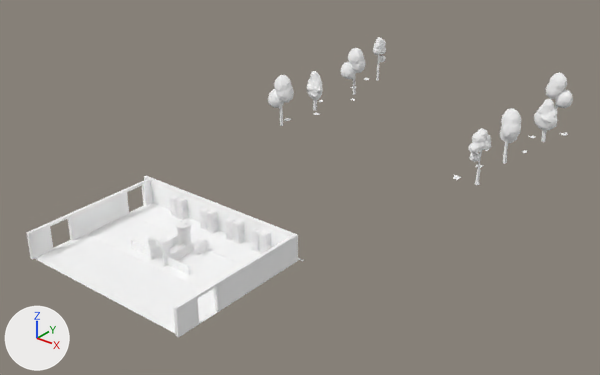
Renders of the glTF model background.glb from each side of a commit.
Both versions are drawn from a camera (50 mm lens) standing at (194.0, -156.0, 149.0) and looking at (-3.0, 91.0, -3.0). Lighting does not change. The marker at lower left points along +X, +Y and +Z.

The older version as bpy lines, for what is in view:
```python
ob_outer_walls_floor = bpy.data.objects.new('outer_walls_floor', me_plane_053)
ob_outer_walls_floor.location = (0.0, 13.0, 0.0)
ob_reception_cleaner_base_decor = bpy.data.objects.new('reception_cleaner_base_decor', me_cylinder_255)
ob_reception_cleaner_base_decor.location = (0.0, 8.8, 0.0)
ob_reception_cleaner_base_tier_01_rotation = bpy.data.objects.new('reception_cleaner_base_tier_01_rotation', me_cylinder_006)
ob_reception_cleaner_base_tier_01_rotation.location = (0.0, 21.0, 0.0)
ob_reception_cleaner_base_tier_03 = bpy.data.objects.new('reception_cleaner_base_tier_03', me_cube_471)
ob_reception_cleaner_base_tier_03.location = (6.2, 21.7, 0.0)
ob_reception_cleaner_base_tier_04 = bpy.data.objects.new('reception_cleaner_base_tier_04', me_vert_014)
ob_reception_cleaner_base_tier_04.location = (-18.9, 36.5, 0.0)
ob_reception_cleaner_base_tier_04_001 = bpy.data.objects.new('reception_cleaner_base_tier_04.001', me_vert_001)
ob_reception_cleaner_base_tier_04_001.location = (10.2, 36.5, 0.0)
ob_reception_cleaner_base_tier_04_002 = bpy.data.objects.new('reception_cleaner_base_tier_04.002', me_vert_002)
ob_reception_cleaner_base_tier_04_002.location = (22.8, 36.5, 0.0)
ob_reception_single_glass_wall_02_047 = bpy.data.objects.new('reception_single_glass_wall_02.047', me_cube_058)
ob_reception_single_glass_wall_02_047.location = (0.0, 16.6, 0.0)
```
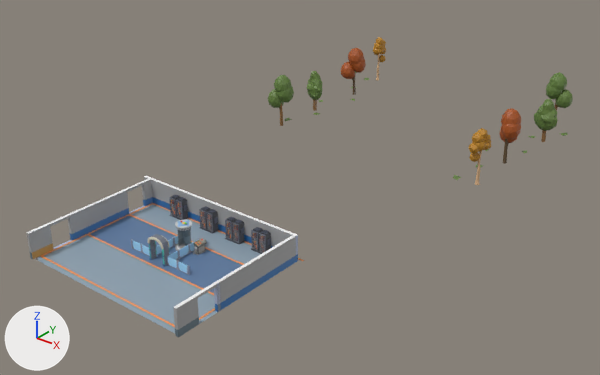
The newer file is also turned or shifted as a whole; pictures and numbers use the older file's frame.

Patch to the scene script:
```diff
--- a/background.glb.py
+++ b/background.glb.py
@@ me_plane_053 @@
 me_plane_053.from_pydata(...)  # 1739 vertices, 3056 faces; spans x -59.0..64.0, y -31.0..215.0, z -1.0..25.0
-me_plane_053.materials.append(mat_base_color)  # white #ffffff
+me_plane_053.materials.append(mat_material)  # picture img_zombie_base_color
@@ me_cube_058 @@
 me_cube_058.from_pydata(...)  # 340 vertices, 544 faces; spans x -14.5..14.5, y -8.1..8.1, z -0.2..3.5
-me_cube_058.materials.append(mat_base_color_008)  # white #ffffff
+me_cube_058.materials.append(mat_material)  # picture img_zombie_base_color
@@ me_vert_014 @@
 me_vert_014.from_pydata(...)  # 2820 vertices, 5040 faces; spans x -3.45..3.52, y -1.95..1.89, z 0.0..8.17
-me_vert_014.materials.append(mat_base_color_008)  # white #ffffff
+me_vert_014.materials.append(mat_material)  # picture img_zombie_base_color
@@ me_cube_471 @@
 me_cube_471.from_pydata(...)  # 760 vertices, 1408 faces; spans x -1.36..1.61, y -2.52..2.43, z -0.03..5.05
-me_cube_471.materials.append(mat_base_color_008)  # white #ffffff
+me_cube_471.materials.append(mat_material)  # picture img_zombie_base_color
@@ me_cylinder_006 @@
 me_cylinder_006.from_pydata(...)  # 80 vertices, 152 faces; spans x -2.31..2.31, y -1.62..1.62, z 0.11..8.06
-me_cylinder_006.materials.append(mat_base_color_008)  # white #ffffff
+me_cylinder_006.materials.append(mat_material)  # picture img_zombie_base_color
@@ me_cylinder_255 @@
 me_cylinder_255.from_pydata(...)  # 960 vertices, 1716 faces; spans x -3.82..3.82, y -1.7..1.9, z 0.0..9.92
-me_cylinder_255.materials.append(mat_base_color_008)  # white #ffffff
+me_cylinder_255.materials.append(mat_material)  # picture img_zombie_base_color
@@ me_vert_001 @@
 me_vert_001.from_pydata(...)  # 2820 vertices, 5040 faces; spans x -3.45..3.52, y -1.95..1.89, z 0.0..8.17
-me_vert_001.materials.append(mat_base_color_009)  # white #ffffff
+me_vert_001.materials.append(mat_material)  # picture img_zombie_base_color
@@ me_vert_002 @@
 me_vert_002.from_pydata(...)  # 2820 vertices, 5040 faces; spans x -3.45..3.52, y -1.95..1.89, z 0.0..8.17
-me_vert_002.materials.append(mat_base_color_010)  # white #ffffff
+me_vert_002.materials.append(mat_material)  # picture img_zombie_base_color
@@ me_vert_003 @@
 me_vert_003.from_pydata(...)  # 2820 vertices, 5040 faces; spans x -3.45..3.52, y -1.95..1.89, z 0.0..8.17
-me_vert_003.materials.append(mat_base_color_011)  # white #ffffff
+me_vert_003.materials.append(mat_material)  # picture img_zombie_base_color
```

Boxes [x1, y1, x2, y2] around the edits, measured in the pictures (600 x 375 px):
'outer_walls_floor', recoloured: [26, 37, 573, 337] in both
'reception_single_glass_wall_02.047', recoloured (white to blue): [131, 235, 200, 275] in both
'reception_cleaner_base_tier_04.002', recoloured (white to grey): [251, 227, 271, 254] in both
'reception_cleaner_base_tier_04.001', recoloured (white to grey): [225, 217, 245, 244] in both
'reception_cleaner_base_tier_04.003', recoloured (white to grey): [199, 207, 219, 233] in both
'reception_cleaner_base_decor', recoloured: [147, 234, 170, 266] in both
'reception_cleaner_base_tier_04', recoloured (white to grey): [169, 195, 188, 220] in both
'reception_cleaner_base_tier_01_rotation', recoloured (grey to blue): [177, 228, 191, 246] in both
'reception_cleaner_base_tier_03', recoloured: [193, 238, 207, 255] in both
